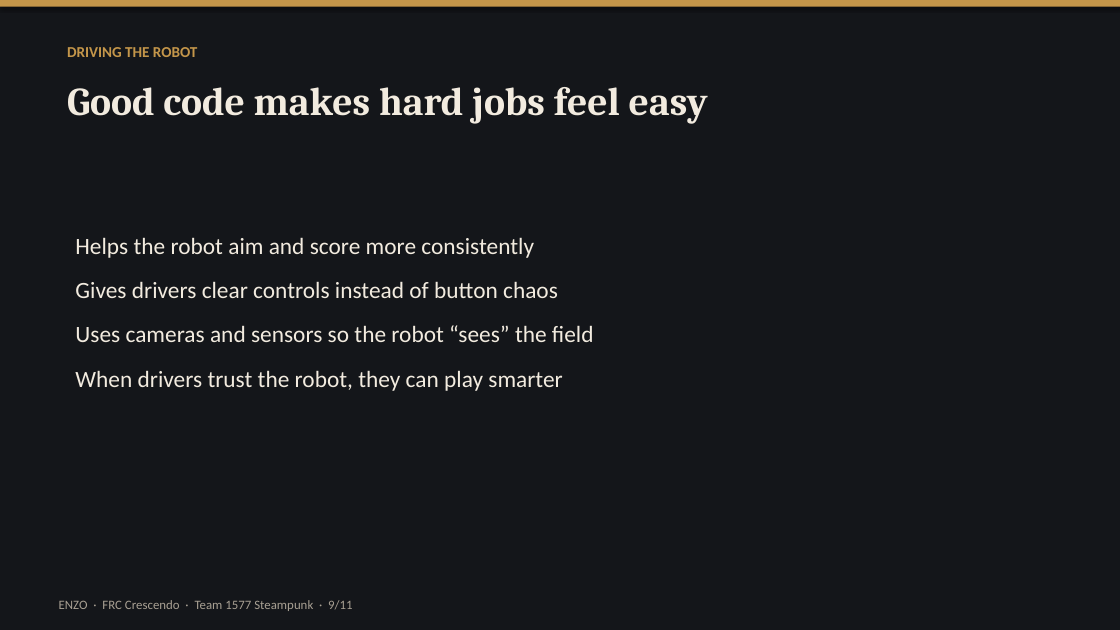
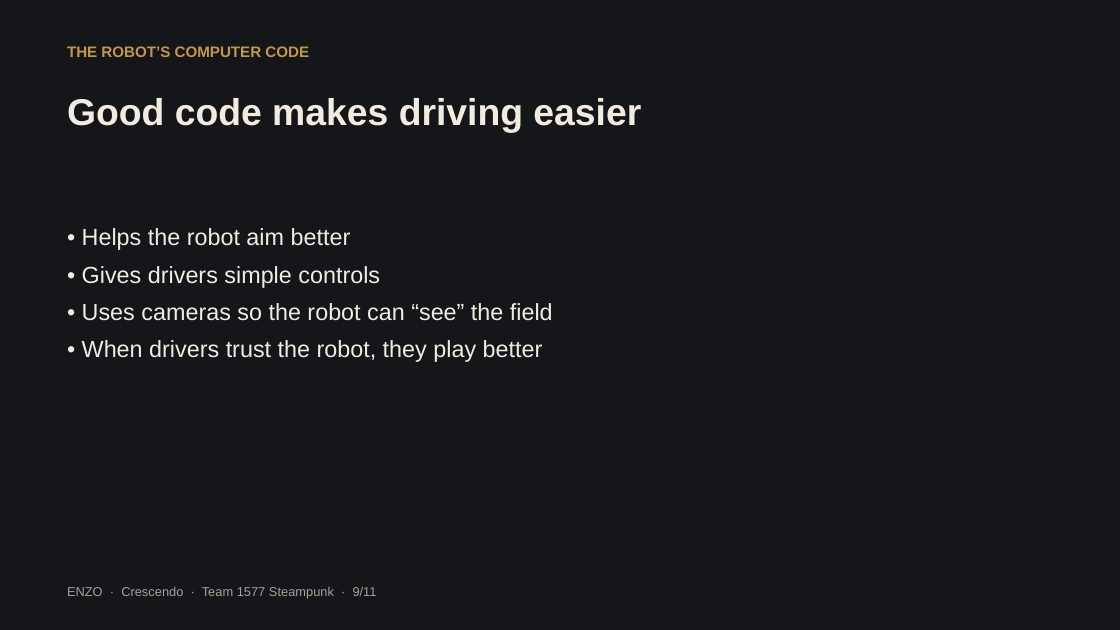
Before and after one commit to SivaBKPalla/ChittrChattr, a slide deck: slide 9 of enzo-presentation/Enzo_Crescendo_Presentation.pptx. Drawn at 1120x630 pixels with LibreOffice and Linux fonts; fonts in the diff are those of the drawing. Boxes give left, top, right and bottom in pixels: in the first picture for what was removed or moved away, otherwise in the second. Text is boxed around its words. In the diff, an @@ line names an element or a change of style, - is before the commit and + after.

```diff
--- a/enzo-presentation/Enzo_Crescendo_Presentation.pptx
+++ b/enzo-presentation/Enzo_Crescendo_Presentation.pptx
@@ background #FFFFFF to #14161A @@
@@ rectangle removed at (x1=0, y1=0, x2=1120, y2=630) @@
@@ rectangle removed at (x1=0, y1=0, x2=1120, y2=7) @@
@@ text at (x1=67, y1=46, x2=309, y2=57): text changed; font Calibri to Arial @@
-DRIVING THE ROBOT
+THE ROBOT’S COMPUTER CODE
@@ text at (x1=67, y1=98, x2=641, y2=133): text changed; size 34 to 32 pt; font Cambria to Arial @@
-Good code makes hard jobs feel easy
+Good code makes driving easier
@@ text at (x1=82, y1=228, x2=553, y2=362): text changed; font Calibri to Arial @@
-Helps the robot aim and score more consistently
-Gives drivers clear controls instead of button chaos
-Uses cameras and sensors so the robot “sees” the field
-When drivers trust the robot, they can play smarter
+• Helps the robot aim better
+• Gives drivers simple controls
+• Uses cameras so the robot can “see” the field
+• When drivers trust the robot, they play better
@@ text at (x1=67, y1=586, x2=377, y2=599): text changed; font Calibri to Arial @@
-ENZO · FRC Crescendo · Team 1577 Steampunk · 9/11
+ENZO · Crescendo · Team 1577 Steampunk · 9/11
```
Also in this commit, not shown: 10 other slides changed, 4 other files.
